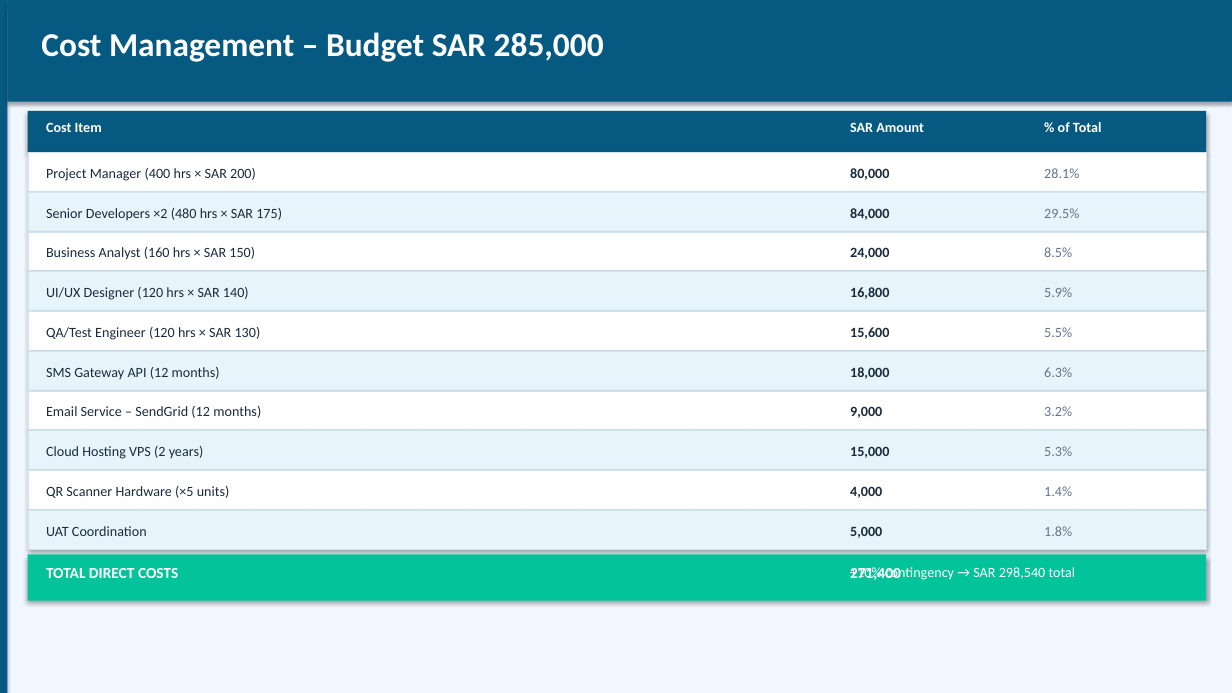
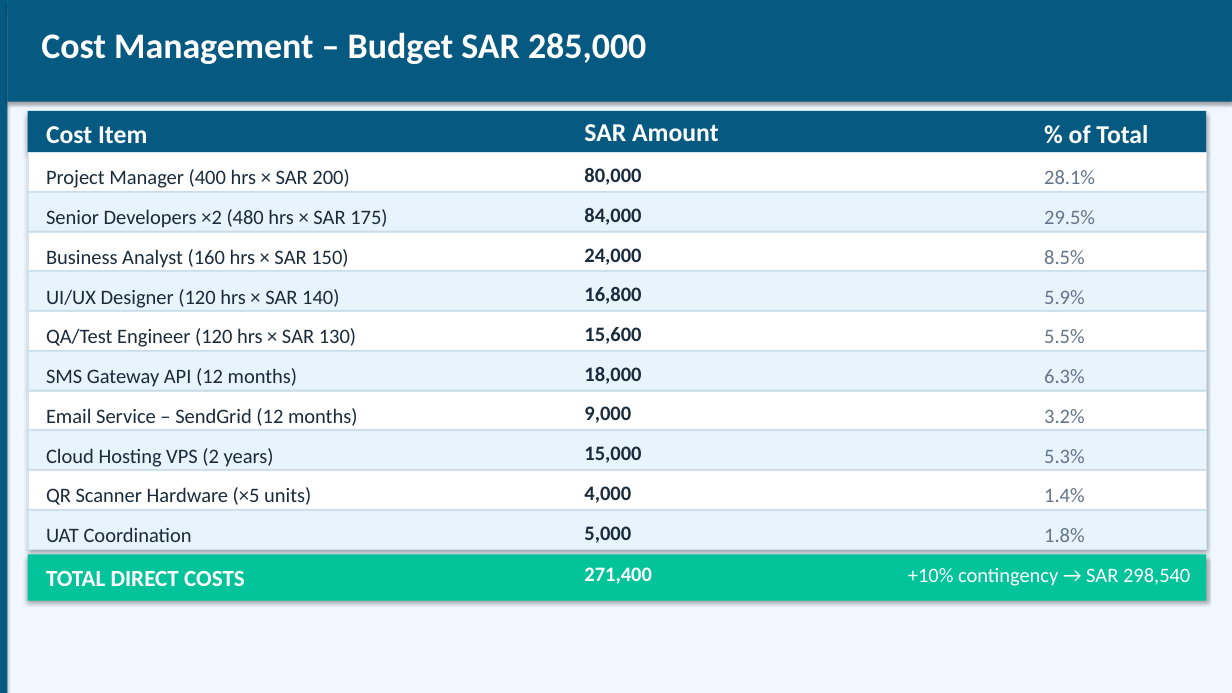
Before and after one commit to shakiliitju/Masters-in-IT, a slide deck: slide 9 of Chapter Two 1447/IT 612 IT Project Management/Project/Presentation/UEMS_Presentation.pptx (slide 7 before the commit). Drawn at 1232x693 pixels with LibreOffice and Linux fonts; fonts in the diff are those of the drawing. Boxes give left, top, right and bottom in pixels: in the first picture for what was removed or moved away, otherwise in the second. Text is boxed around its words. In the diff, an @@ line names an element or a change of style, - is before the commit and + after.

```diff
--- a/Chapter Two 1447/IT 612 IT Project Management/Project/Presentation/UEMS_Presentation.pptx
+++ b/Chapter Two 1447/IT 612 IT Project Management/Project/Presentation/UEMS_Presentation.pptx
@@ text "Cost Management – Budget SAR ..." at <box>41,32,646,64</box>: size 26 to 28 pt @@
@@ size 11 to 20 pt in 3 elements at <box>46,126,147,144</box>, <box>1069,125,1148,144</box>, <box>584,124,719,142</box> @@
@@ text "SAR Amount": place and size @@
-text "SAR Amount" at <box>850,122,924,132</box>
+text "SAR Amount" at <box>584,124,719,142</box>
@@ text "80,000": place and size @@
-text "80,000" at <box>850,168,889,180</box>
+text "80,000" at <box>584,168,641,185</box>
@@ text "84,000": place and size @@
-text "84,000" at <box>850,208,889,220</box>
+text "84,000" at <box>584,208,641,225</box>
@@ text "24,000": place and size @@
-text "24,000" at <box>850,247,889,259</box>
+text "24,000" at <box>584,248,641,265</box>
@@ size 11 to 16 pt in 30 elements at <box>46,209,387,228</box>, <box>46,249,348,268</box>, <box>46,328,356,347</box>, <box>46,368,298,387</box>, <box>46,408,358,426</box>, <box>46,448,274,467</box>, <box>46,487,311,505</box>, <box>46,527,192,542</box>, <box>46,169,349,188</box>, <box>46,289,339,308</box>, <box>1044,170,1095,184</box>, <box>1044,210,1095,224</box>, <box>1044,250,1085,264</box>, <box>1044,290,1085,304</box>, <box>1044,329,1085,343</box>, <box>1044,369,1085,383</box>, <box>1044,409,1085,423</box>, <box>1044,449,1085,463</box>, <box>1044,488,1085,502</box>, <box>1044,528,1085,542</box>, <box>584,168,641,185</box>, <box>584,208,641,225</box>, <box>584,248,641,265</box>, <box>584,327,641,344</box>, <box>584,367,641,384</box>, <box>584,406,631,423</box>, <box>584,446,641,463</box>, <box>584,486,631,503</box>, <box>584,526,631,543</box>, <box>584,287,641,304</box> @@
@@ text "16,800": place and size @@
-text "16,800" at <box>850,287,889,299</box>
+text "16,800" at <box>584,287,641,304</box>
@@ text "15,600": place and size @@
-text "15,600" at <box>850,327,889,339</box>
+text "15,600" at <box>584,327,641,344</box>
@@ text "18,000": place and size @@
-text "18,000" at <box>850,367,889,379</box>
+text "18,000" at <box>584,367,641,384</box>
@@ text "9,000": place and size @@
-text "9,000" at <box>850,406,882,418</box>
+text "9,000" at <box>584,406,631,423</box>
@@ text "15,000": place and size @@
-text "15,000" at <box>850,446,889,458</box>
+text "15,000" at <box>584,446,641,463</box>
@@ text "4,000": place and size @@
-text "4,000" at <box>850,486,882,498</box>
+text "4,000" at <box>584,486,631,503</box>
@@ text "5,000": place and size @@
-text "5,000" at <box>850,526,882,538</box>
+text "5,000" at <box>584,526,631,543</box>
@@ text "TOTAL DIRECT COSTS" at <box>46,571,245,586</box>: size 12 to 18 pt @@
@@ text "271,400": place and size @@
-text "271,400" at <box>850,567,901,580</box>
+text "271,400" at <box>584,567,651,584</box>
@@ text "271,400" at <box>584,567,651,584</box>: size 12 to 16 pt @@
@@ text at <box>908,568,1190,586</box>: text changed; size 11 to 16 pt @@
-+10% contingency → SAR 298,540 total
++10% contingency → SAR 298,540
```
Also in this commit, not shown: 5 other slides changed, 2 slides added, 9 other files.
